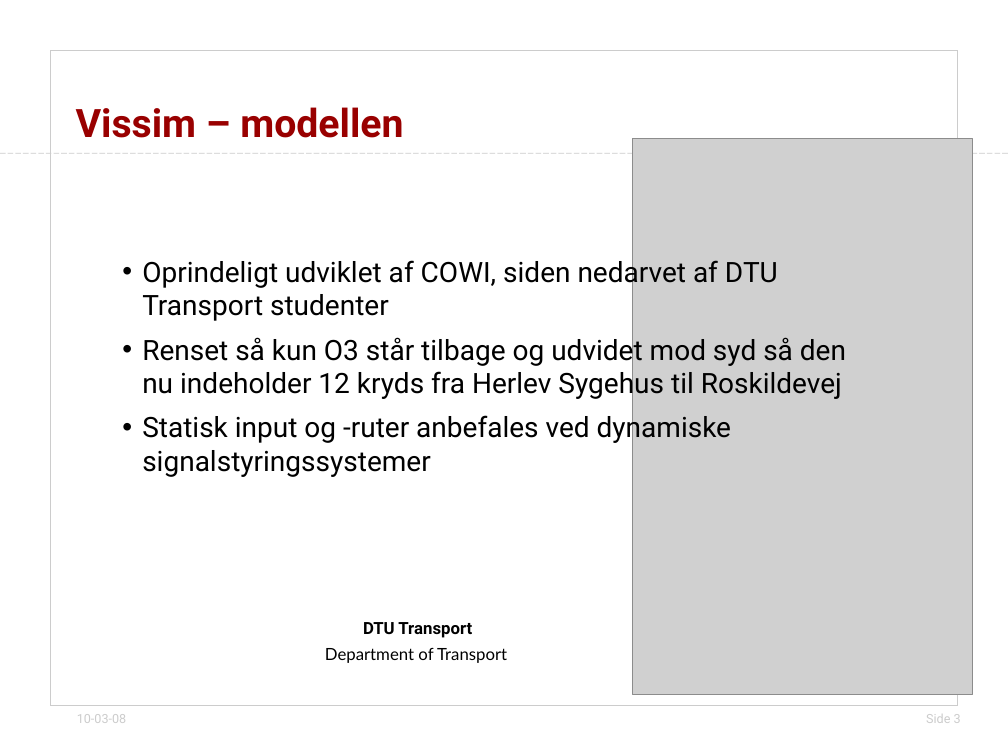
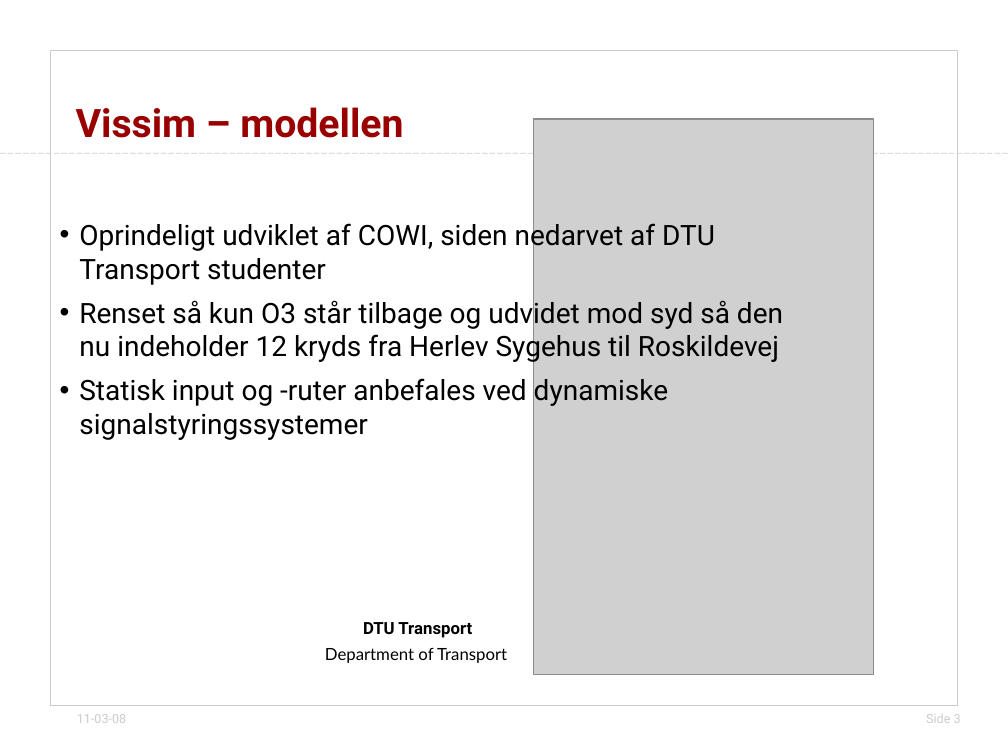
Before and after one commit to jonyonyx/greenwaves, a slide deck: slide 3 of thesis/præsentation_simulering_dogs.odp. Drawn at 1008x756 pixels with LibreOffice and Linux fonts; fonts in the diff are those of the drawing; grey boxes stand for pictures; background and template pictures are left out. Boxes give left, top, right and bottom in pixels: in the first picture for what was removed or moved away, otherwise in the second. Text is boxed around its words. In the diff, an @@ line names an element or a change of style, - is before the commit and + after.

```diff
--- a/thesis/præsentation_simulering_dogs.odp
+++ b/thesis/præsentation_simulering_dogs.odp
@@ picture: place and size @@
-picture at (632, 139, 972, 695)
+picture at (533, 119, 873, 674)
@@ subtitle "Oprindeligt udviklet af COWI, siden ...": place and size @@
-subtitle "Oprindeligt udviklet af COWI, siden ..." at (142, 256, 846, 477)
+subtitle "Oprindeligt udviklet af COWI, siden ..." at (79, 219, 783, 440)
@@ text at (77, 714, 126, 723): text changed @@
-10-03-08
+11-03-08
```
Also in this commit, not shown: 9 other slides changed.
